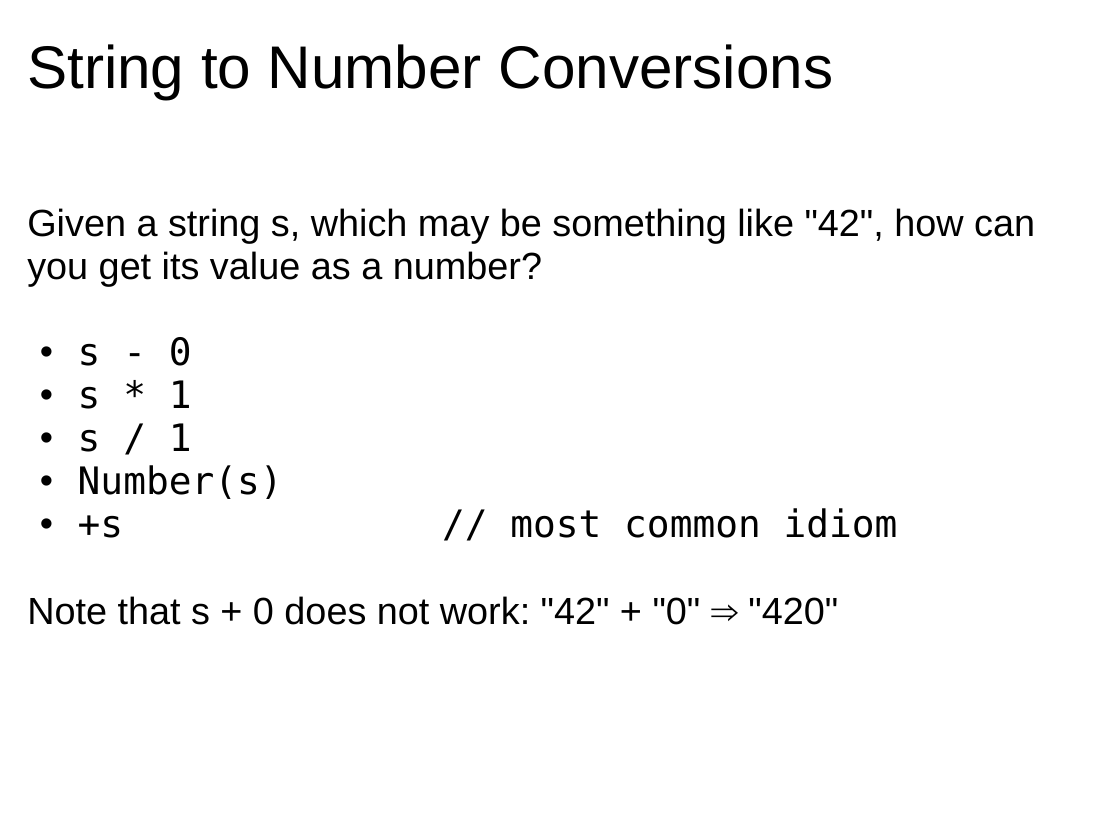
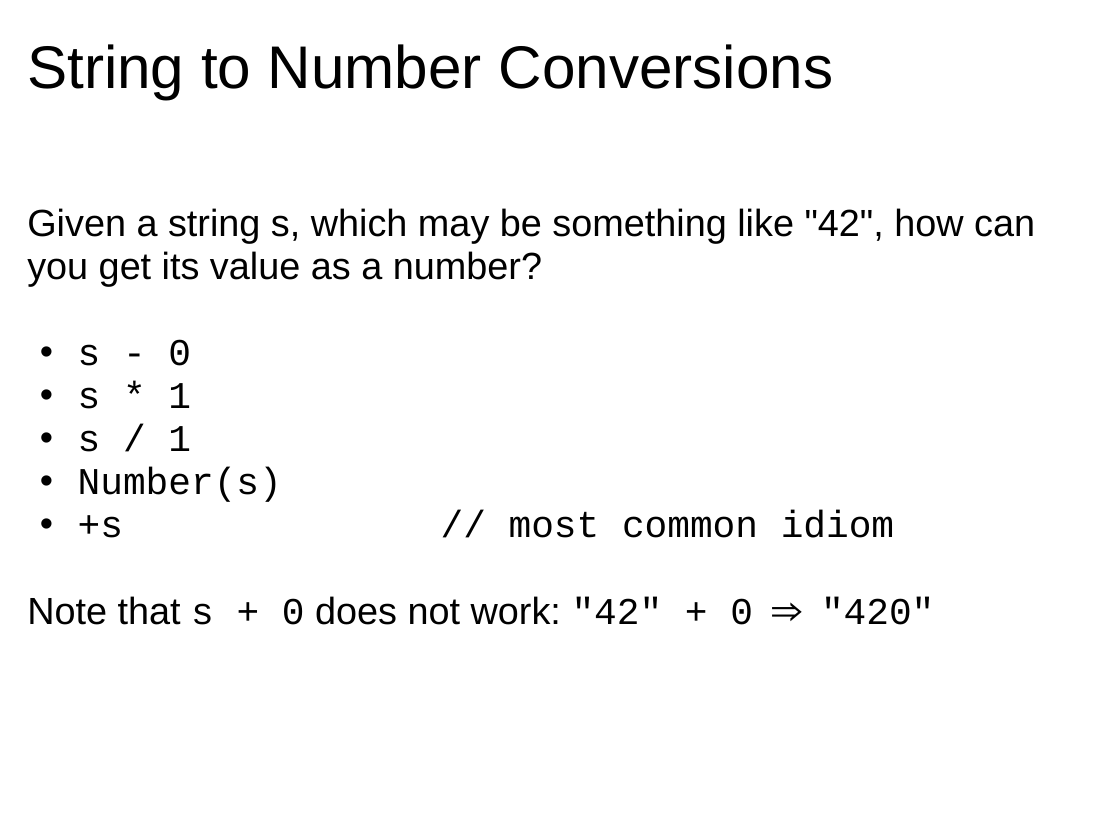
Before and after one commit to dondi/javascript-book, a slide deck: slide 33 of presentations/Chapter_3_Presentation.ppt. Drawn at 1120x840 pixels with LibreOffice and Linux fonts; fonts in the diff are those of the drawing; background and template pictures are left out. Boxes give left, top, right and bottom in pixels: in the first picture for what was removed or moved away, otherwise in the second. Text is boxed around its words. In the diff, an @@ line names an element or a change of style, - is before the commit and + after.

```diff
--- a/presentations/Chapter_3_Presentation.ppt
+++ b/presentations/Chapter_3_Presentation.ppt
@@ text at [78,339,894,538]: font DejaVu Sans Mono to Courier New in "s - 0", "s * 1", "s / 1", "Number(s)" and 1 more places @@
@@ text at [27,596,934,625]: text changed @@
-Note that s + 0 does not work: "42" + "0" ⇒ "420"
+Note that s + 0 does not work: "42" + 0 ⇒ "420"
```
Also in this commit, not shown: 21 other slides changed, 1 other file.
